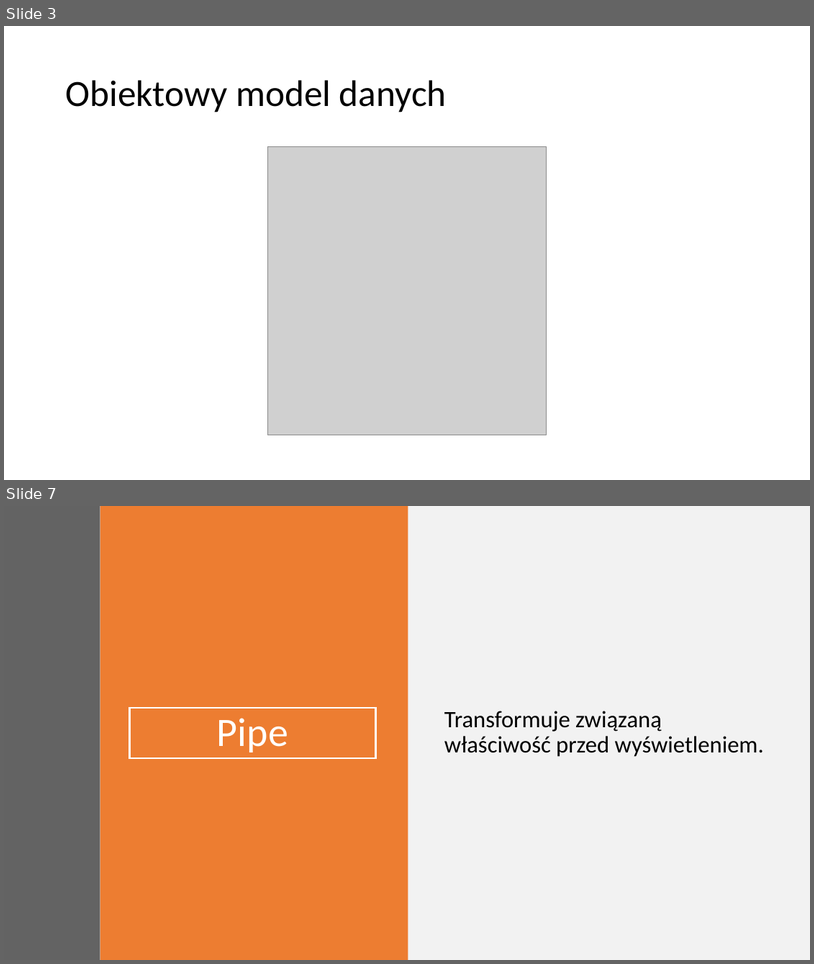
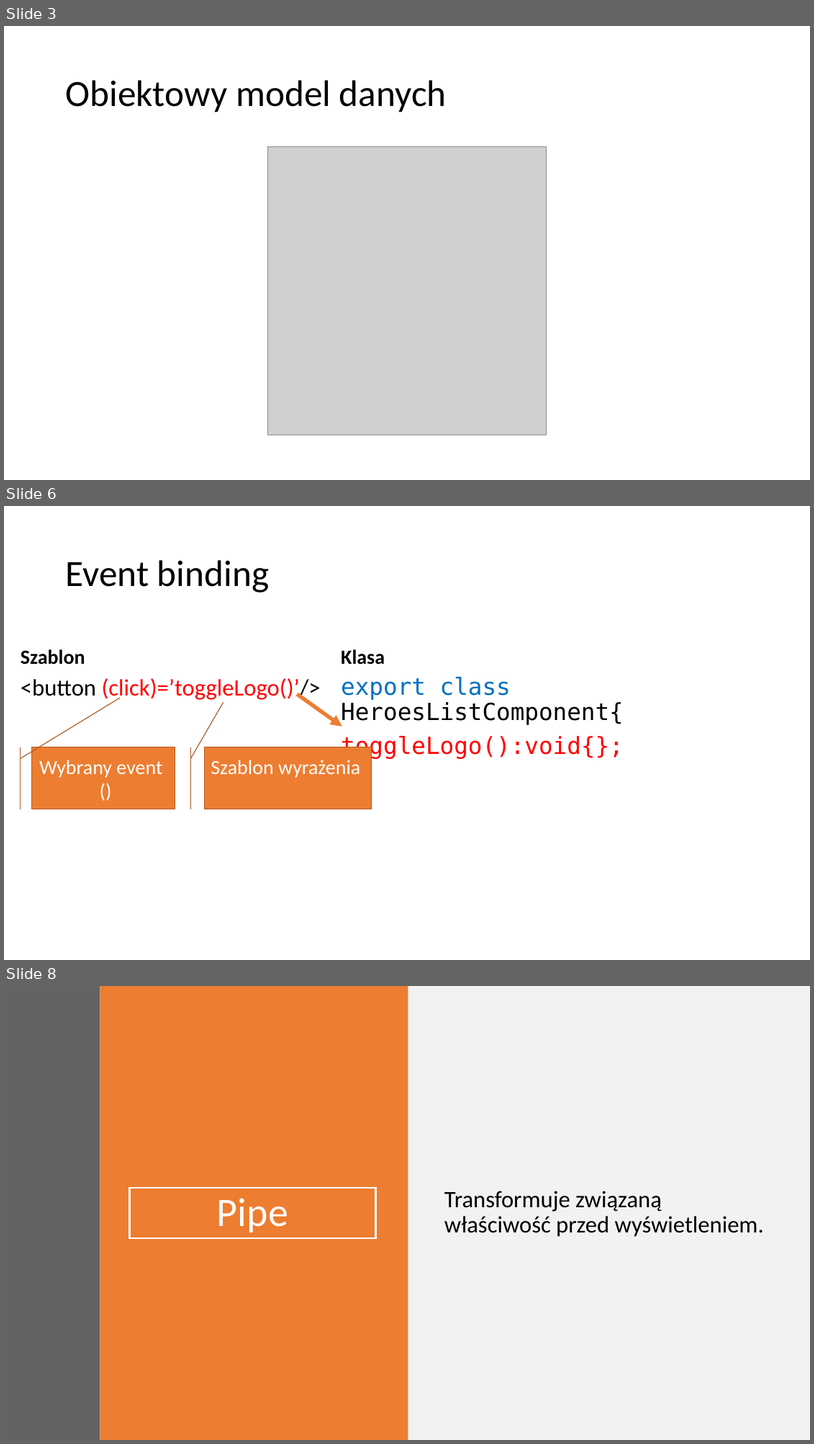
Before and after one commit to VadimPeczynski/Angular-Workshop, a slide deck: 2/presentation/Angular 2.pptx. Shown one above the other, each under a label of ours: slides 3 and 7 before the commit, slides 3, 6 and 8 after it; the slides between them are not shown. The pictures are 814x964 and 814x1444 pixels, drawn with LibreOffice and Linux fonts; fonts in the diff are those of the drawing; grey boxes stand for pictures. Boxes give left, top, right and bottom in pixels: in the first picture for what was removed or moved away, otherwise in the second. Text is boxed around its words. In the diff, an @@ line names an element or a change of style, - is before the commit and + after.

```diff
--- a/2/presentation/Angular 2.pptx
+++ b/2/presentation/Angular 2.pptx
@@ slide 6 added at [4,506,810,960], background #FFFFFF @@
@@ title added at [66,560,269,592], 44 pt, text #000000 @@
+Event binding
@@ text added at [21,649,85,664], 24 pt, text #000000, bold @@
+Szablon
@@ text added at [341,649,385,664], 24 pt, text #000000, bold @@
+Klasa
@@ text added at [21,678,321,701], 28 pt, text #FF0000 @@
+<button (click)=’toggleLogo()’/>
@@ text added at [341,677,624,759], 28 pt, text #000000 @@
+export class HeroesListComponent{
+toggleLogo():void{};
+}
@@ arrow added from (298, 694) to (342, 726), #ED7D31 4.5 pt @@
@@ accent border callout added at [32,746,175,808], fill #ED7D31, outline #AF5C24 1 pt, 24 pt, text #FFFFFF @@
+Wybrany event ()
@@ accent border callout added at [205,746,372,808], fill #ED7D31, outline #AF5C24 1 pt, 24 pt, text #FFFFFF @@
+Szablon wyrażenia
@@ what was slide 7 is now slide 8 @@
```
Also in this commit, not shown: 11 slides changed.
